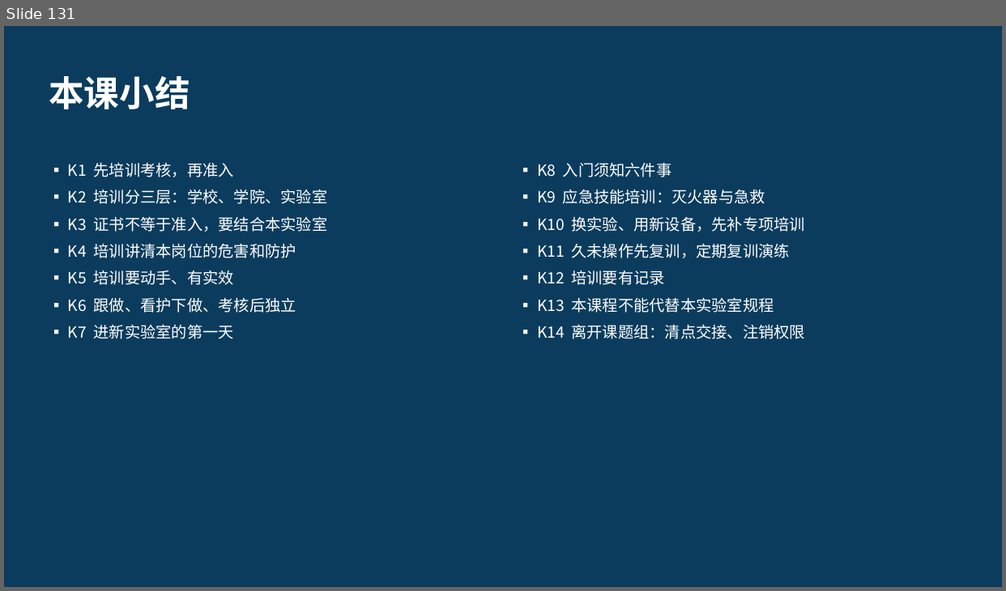
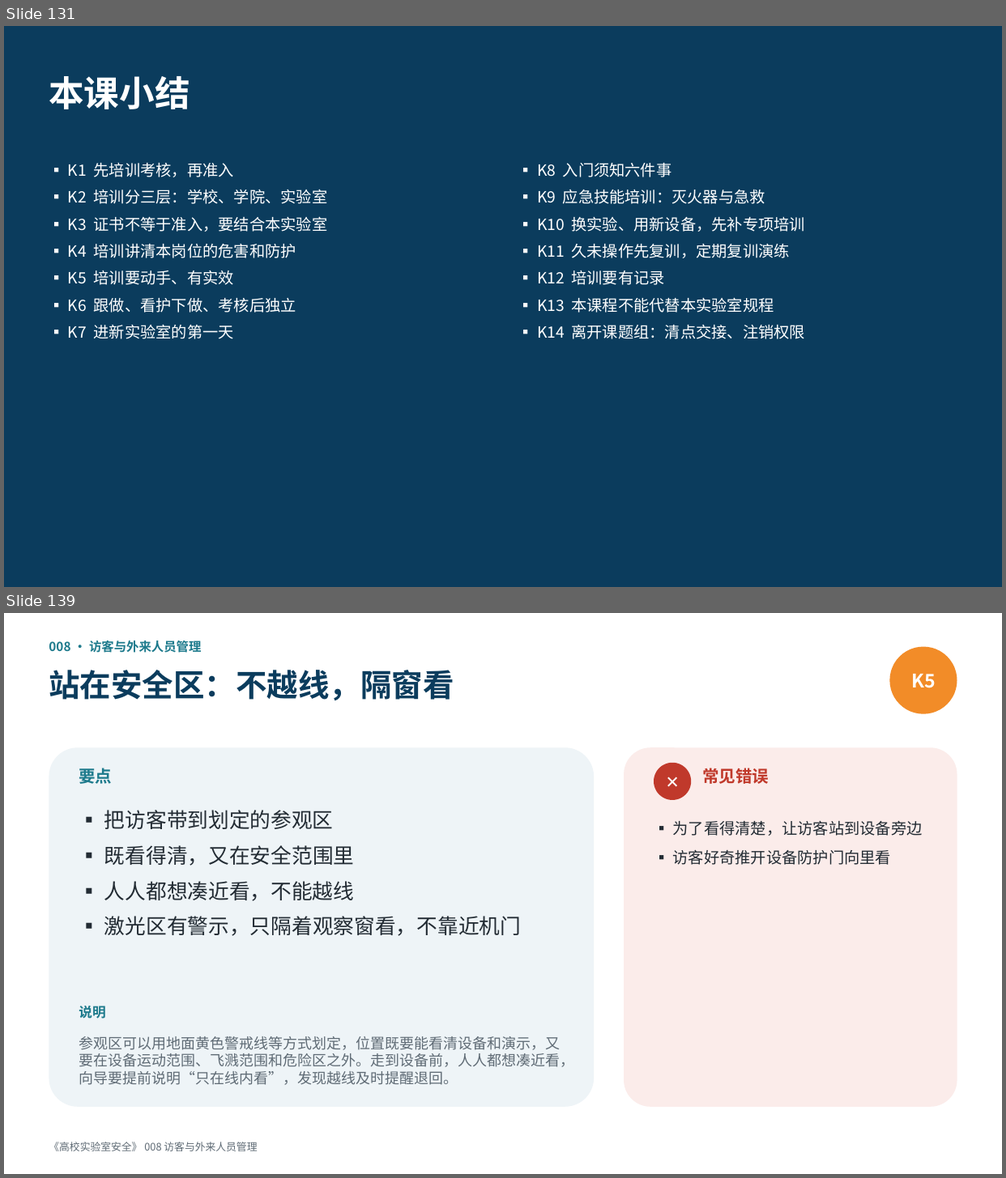
Before and after one commit to hanrongwx-max/videoyoutubo, a slide deck: course/高校实验室安全/课件/第1章_法规、管理与安全文化.pptx. Shown one above the other, each under a label of ours: slide 131 before the commit, slides 131 and 139 after it; the slides between them are not shown. The pictures are 1006x591 and 1006x1178 pixels, drawn with LibreOffice and Linux fonts; fonts in the diff are those of the drawing. Boxes give left, top, right and bottom in pixels: in the first picture for what was removed or moved away, otherwise in the second. Text is boxed around its words. In the diff, an @@ line names an element or a change of style, - is before the commit and + after.

```diff
--- a/course/高校实验室安全/课件/第1章_法规、管理与安全文化.pptx
+++ b/course/高校实验室安全/课件/第1章_法规、管理与安全文化.pptx
@@ slide 139 added at [4,613,1002,1174], background #FFFFFF @@
@@ text added at [49,641,201,653], 12 pt, text #1D7A8C, bold @@
+008 · 访客与外来人员管理
@@ ellipse added at [889,647,957,714], fill #F28C28, 18 pt, text #FFFFFF, bold @@
+K5
@@ text added at [49,670,454,700], 30 pt, text #0B3C5D, bold @@
+站在安全区：不越线，隔窗看
@@ rounded rectangle added at [49,747,594,1107], fill #EEF4F7 @@
@@ rounded rectangle added at [624,747,957,1107], fill #FBECEA @@
@@ text added at [79,768,112,784], 16 pt, text #1D7A8C, bold @@
+要点
@@ ellipse added at [654,763,691,800], fill #C0392B, 16 pt, text #FFFFFF, bold @@
+✕
@@ text added at [702,768,769,784], 16 pt, text #C0392B, bold @@
+常见错误
@@ text added at [104,810,521,936], 20 pt, text #222B33 @@
+▪ 把访客带到划定的参观区
+▪ 既看得清，又在安全范围里
+▪ 人人都想凑近看，不能越线
+▪ 激光区有警示，只隔着观察窗看，不靠近机门
@@ text added at [673,820,923,865], 15 pt, text #222B33 @@
+▪ 为了看得清楚，让访客站到设备旁边
+▪ 访客好奇推开设备防护门向里看
@@ text added at [79,1006,105,1019], 13 pt, text #1D7A8C, bold @@
+说明
@@ text added at [79,1037,575,1085], 14 pt, text #5F6B75 @@
+参观区可以用地面黄色警戒线等方式划定，位置既要能看清设备和演示，又要在设备运动范围、飞溅范围和危险区之外。走到设备前，人人都想凑近看，向导要提前说明“只在线内看”，发现越线及时提醒退回。
@@ text added at [49,1142,257,1152], 10 pt, text #5F6B75 @@
+《高校实验室安全》 008 访客与外来人员管理
```
Also in this commit, not shown: 21 other slides added, 2 other files.
